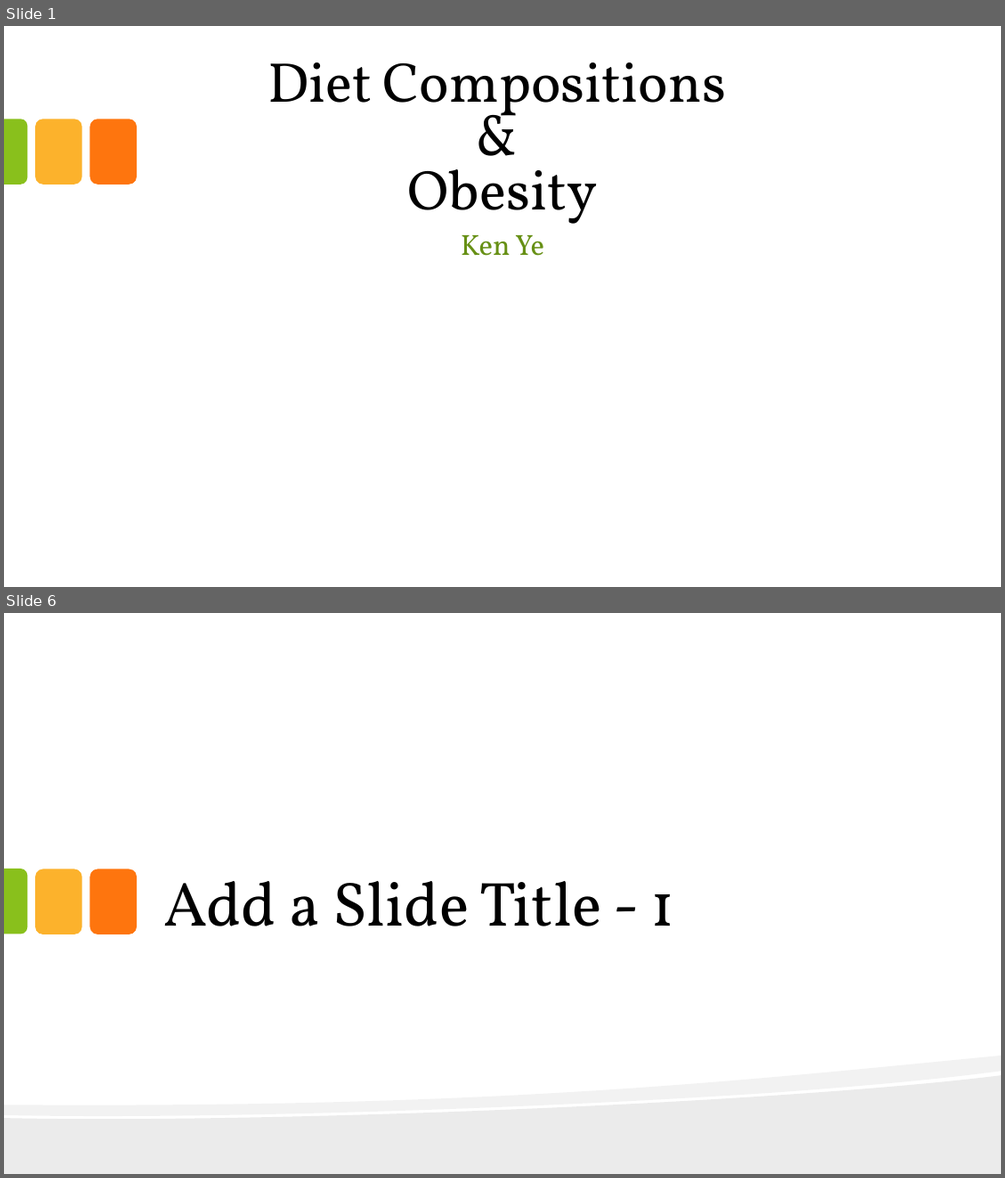
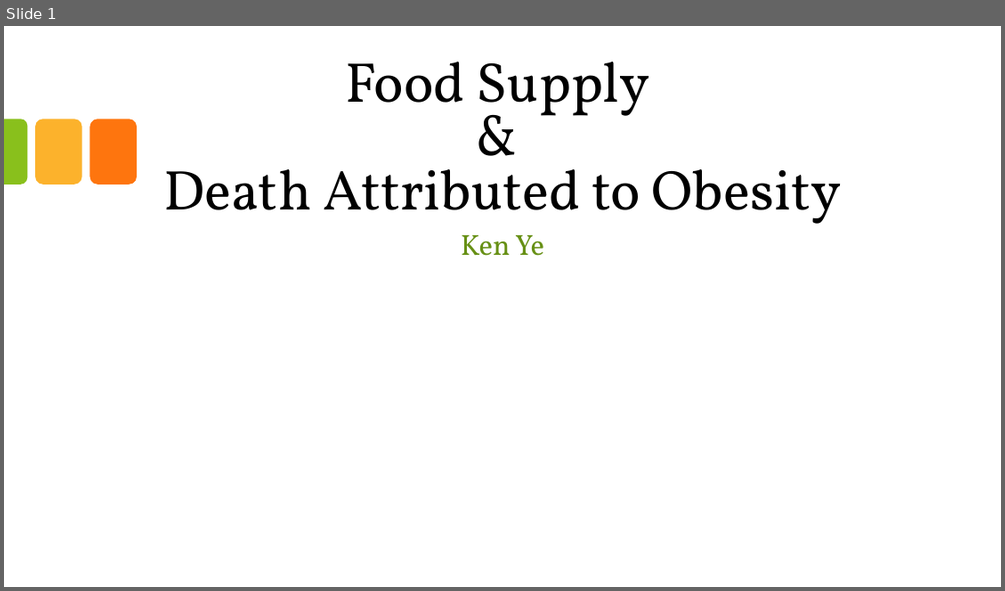
Before and after one commit to KenYe23/Diet-Compositions-and-Obesity, a slide deck: Food Supply and Death Attributed to Obesity.pptx. Shown one above the other, each under a label of ours: slides 1 and 6 before the commit, slide 1 after it; the slides between them are not shown. The pictures are 1005x1178 and 1005x591 pixels, drawn with LibreOffice and Linux fonts; fonts in the diff are those of the drawing; background and template pictures are left out. Boxes give left, top, right and bottom in pixels: in the first picture for what was removed or moved away, otherwise in the second. Text is boxed around its words. In the diff, an @@ line names an element or a change of style, - is before the commit and + after.

```diff
--- a/Food Supply and Death Attributed to Obesity.pptx
+++ b/Food Supply and Death Attributed to Obesity.pptx
@@ slide 6 removed at [4,613,1001,1174], background #FFFFFF @@
@@ round same rect removed at [4,868,27,933] @@
@@ rounded rectangle removed at [35,868,82,933] @@
@@ rounded rectangle removed at [90,868,138,933] @@
@@ title removed at [163,881,674,926] @@
-Add a Slide Title - 1
@@ freeform shape removed at [4,1055,1001,1174] @@
@@ freeform shape removed at [4,1076,1001,1174] @@
@@ slide 1 changed as well @@
@@ title at [164,62,841,224]: text changed @@
-Diet Compositions
-&
-Obesity
+Food Supply
+&
+Death Attributed to Obesity
```
Also in this commit, not shown: 27 slides added, 5 other slides removed, 6 other files.
